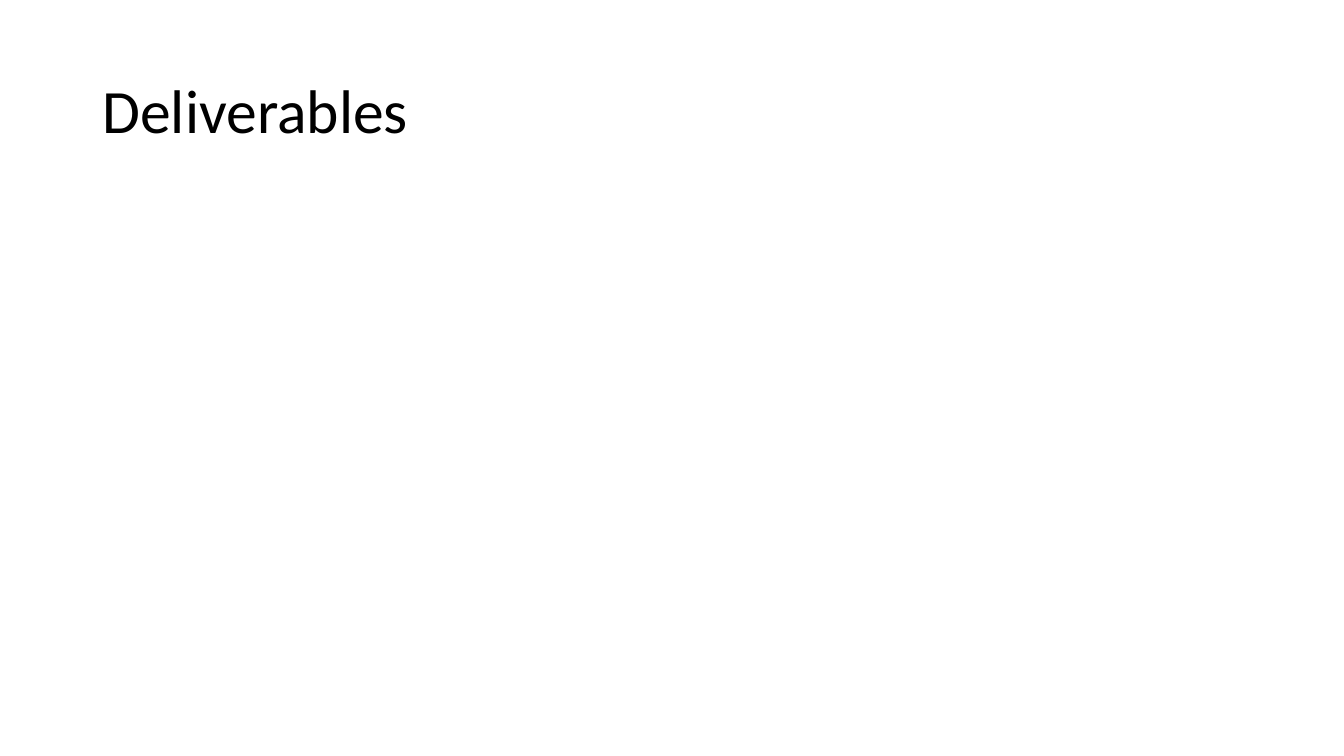
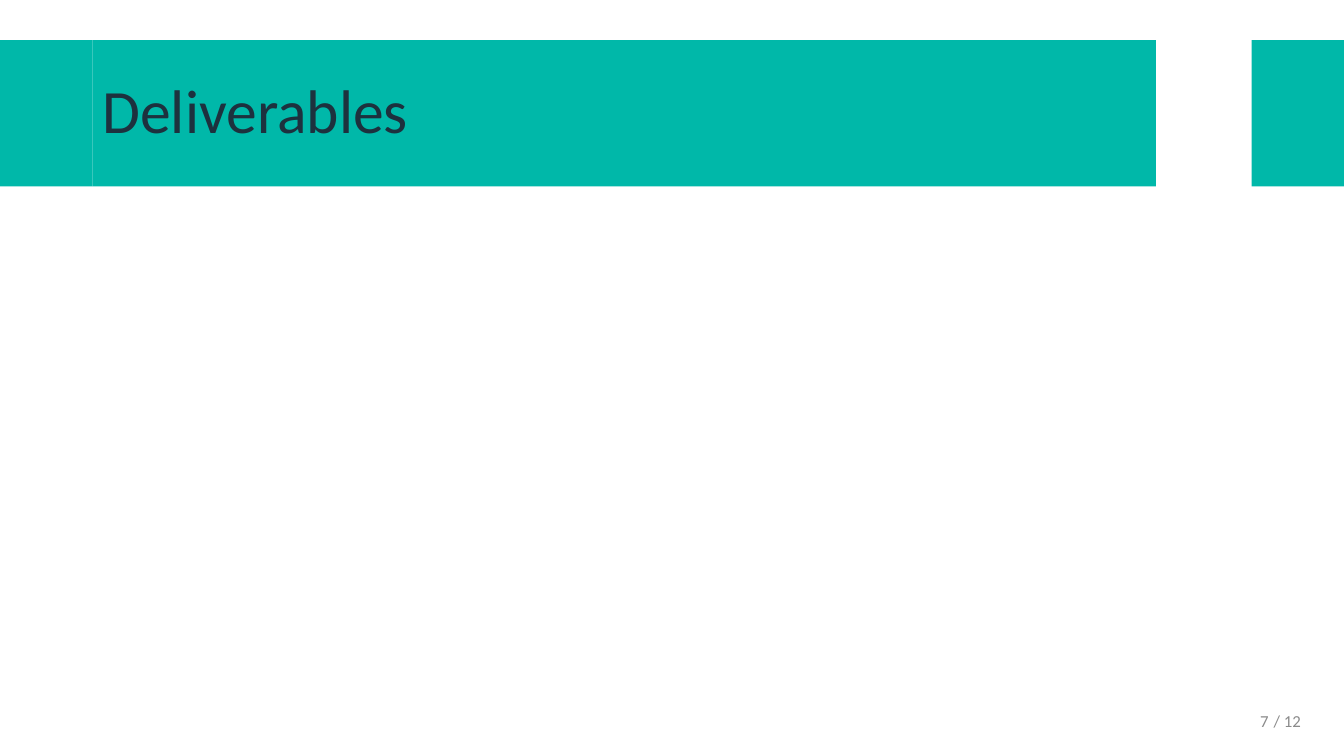
Before and after one commit to AstroProjects/projectsGroup3, a slide deck: slide 7 of Presentació projecte/GENERAL/DEOS-UD defense 1.pptx. Drawn at 1344x756 pixels with LibreOffice and Linux fonts; fonts in the diff are those of the drawing; background and template pictures are left out. Boxes give left, top, right and bottom in pixels: in the first picture for what was removed or moved away, otherwise in the second. Text is boxed around its words. In the diff, an @@ line names an element or a change of style, - is before the commit and + after.

```diff
--- a/Presentació projecte/GENERAL/DEOS-UD defense 1.pptx
+++ b/Presentació projecte/GENERAL/DEOS-UD defense 1.pptx
@@ rectangle added at bbox=[0, 40, 93, 187], fill #00B8A9 @@
@@ title "Deliverables": place and size @@
-title "Deliverables" at bbox=[102, 90, 407, 134]
+title "Deliverables" at bbox=[93, 40, 1156, 187]
@@ title "Deliverables" at bbox=[93, 40, 1156, 187]: text colour #000000 to #1D313E; fill none to #00B8A9 @@
@@ rectangle added at bbox=[1252, 40, 1344, 187], fill #00B8A9 @@
@@ page number added at bbox=[1260, 716, 1268, 727], 12 pt, text #8C8C8C @@
+7
@@ text added at bbox=[1284, 716, 1301, 727], 12 pt, text #8C8C8C @@
+/ 12
```
Also in this commit, not shown: 11 other slides changed, 1 other file.
